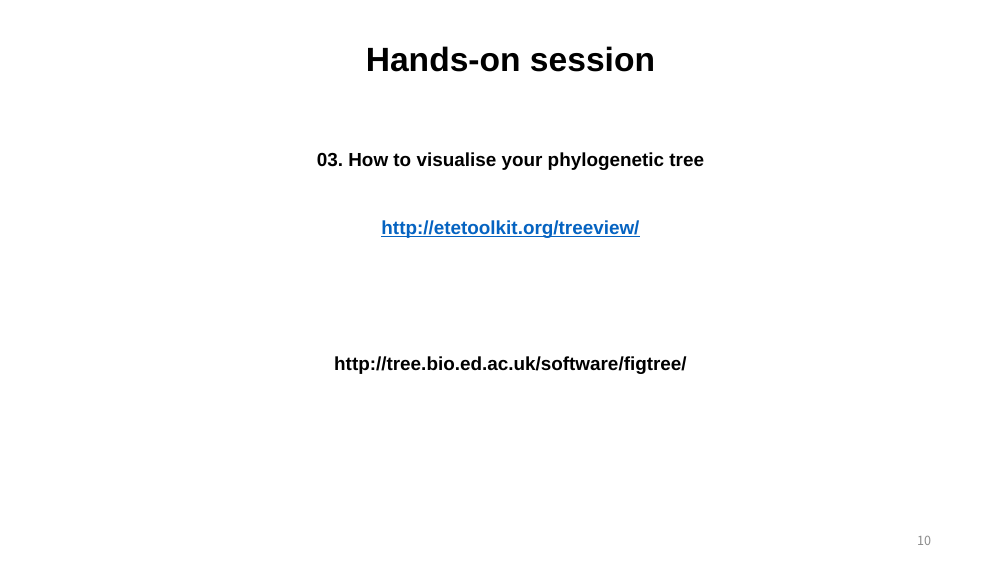
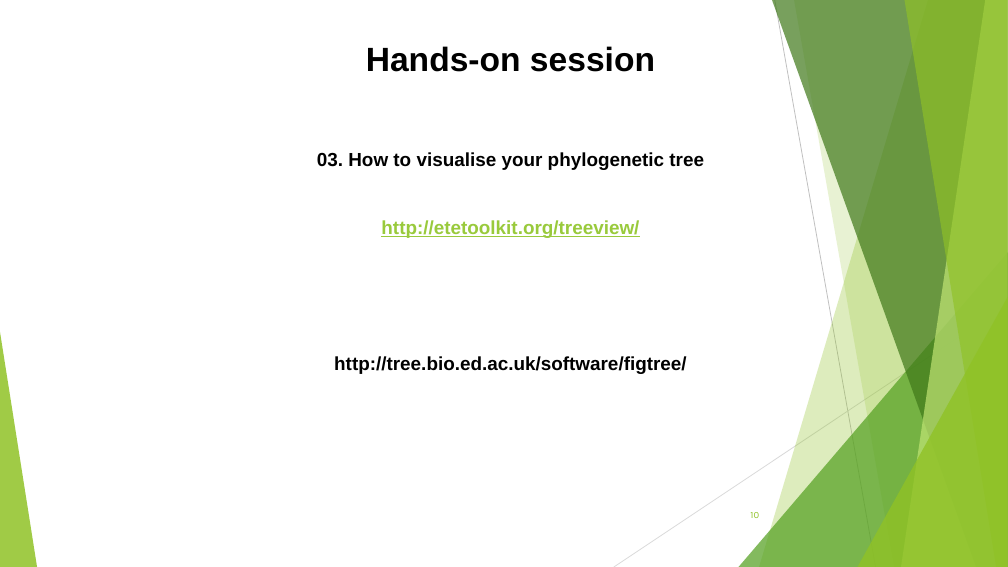
Before and after one commit to Yedomon/GBioS_Training_Genomics_Plant_Breeding_2024, a slide deck: slide 10 of Section04/Section04_Hands_on_session.pptx. Drawn at 1008x567 pixels with LibreOffice and Linux fonts; fonts in the diff are those of the drawing. Boxes give left, top, right and bottom in pixels: in the first picture for what was removed or moved away, otherwise in the second. Text is boxed around its words. In the diff, an @@ line names an element or a change of style, - is before the commit and + after.

```diff
--- a/Section04/Section04_Hands_on_session.pptx
+++ b/Section04/Section04_Hands_on_session.pptx
@@ text at [381, 220, 639, 238]: text colour #0563C1 to #99CA3C in "http://etetoolkit.org/treeview/" @@
@@ group added at [0, 0, 1008, 567]: 5 freeform shapes, 3 triangles, 2 lines @@
@@ page number: place and size @@
-page number at [917, 536, 931, 545]
+page number at [750, 512, 759, 518]
@@ page number at [750, 512, 759, 518]: size 12 to 9 pt, font Noto Sans CJK KR to Karla, text colour #8C8C8C to #90C226 @@
```
Also in this commit, not shown: 12 other slides changed.
